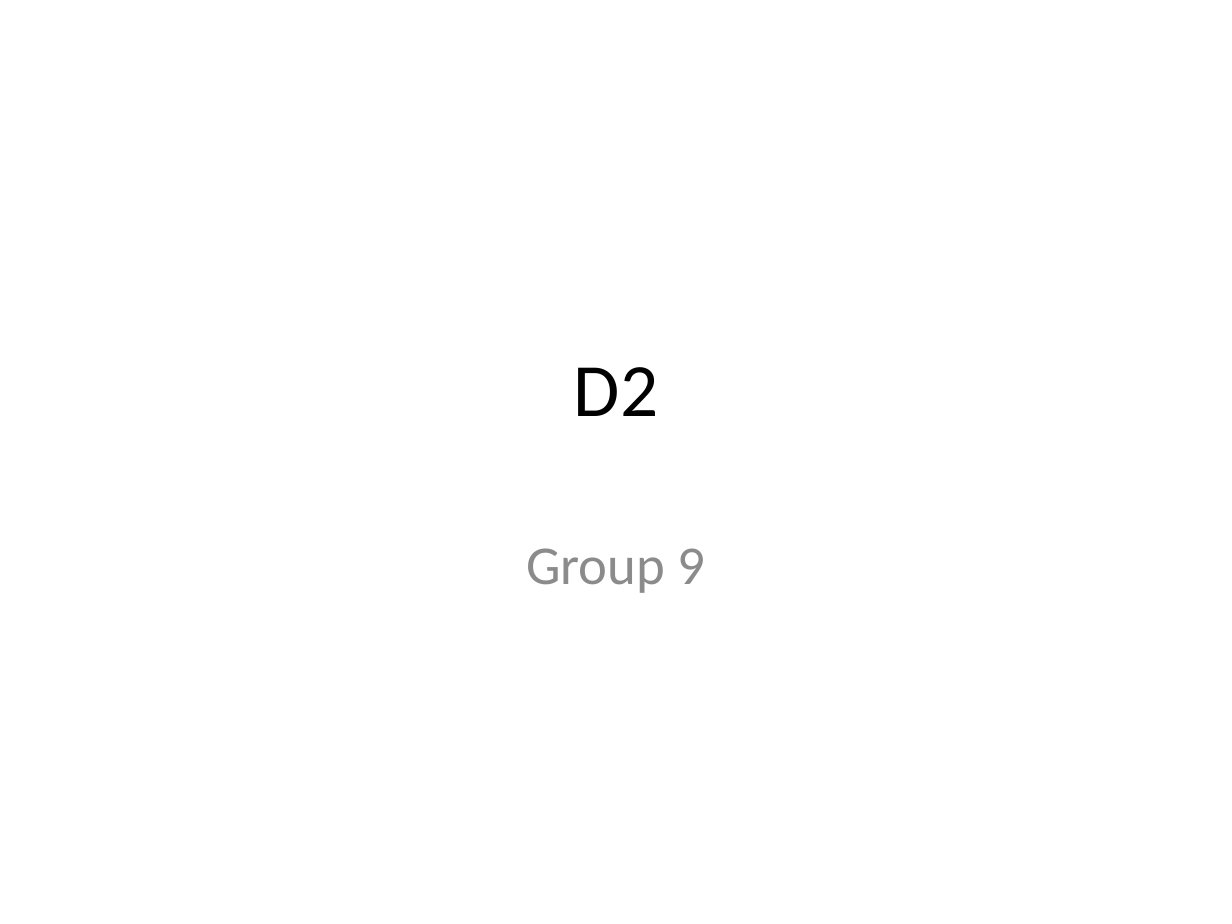
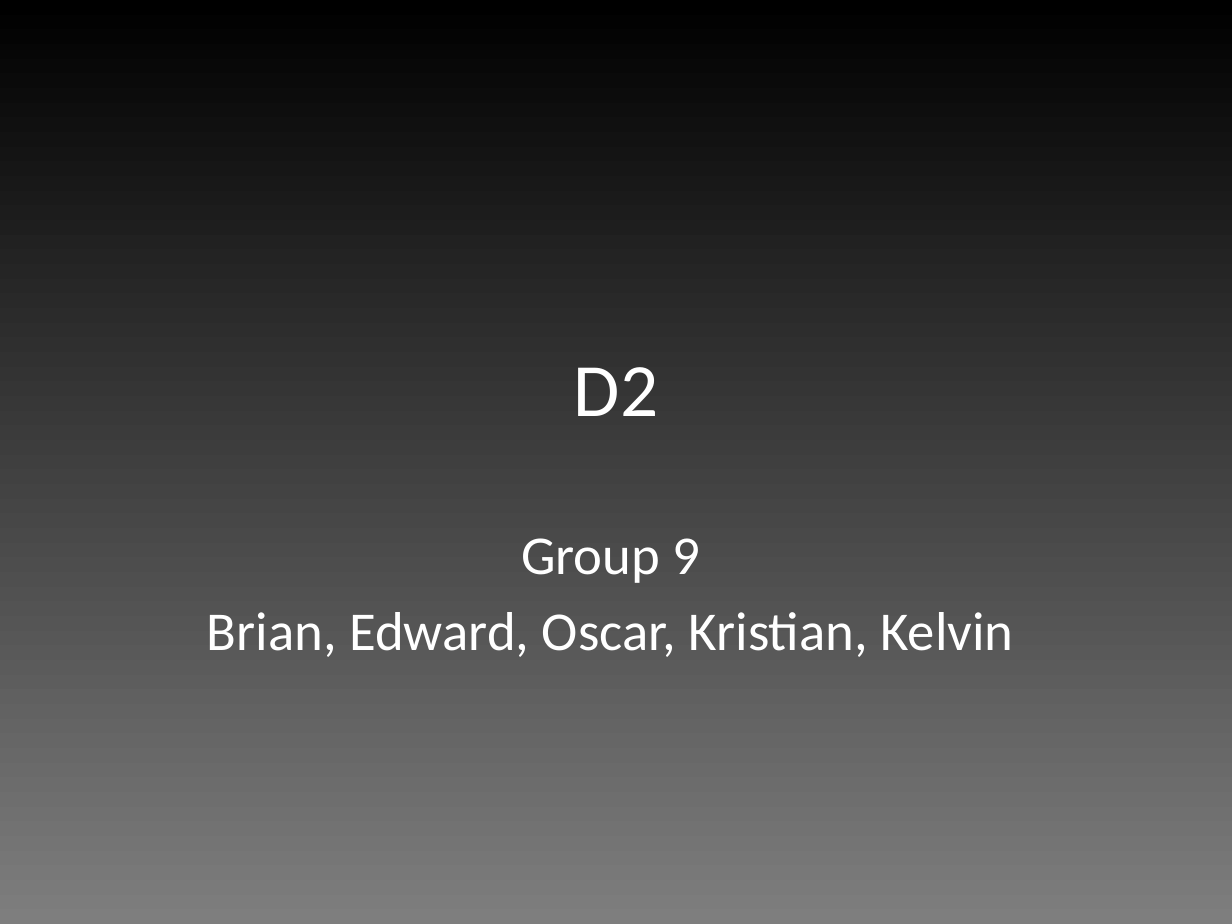
Before and after one commit to edderick/RunwayRedeclaration, a slide deck: slide 1 of doc/D2/Slides.pptx. Drawn at 1232x924 pixels with LibreOffice and Linux fonts; fonts in the diff are those of the drawing. Boxes give left, top, right and bottom in pixels: in the first picture for what was removed or moved away, otherwise in the second. Text is boxed around its words. In the diff, an @@ line names an element or a change of style, - is before the commit and + after.

```diff
--- a/doc/D2/Slides.pptx
+++ b/doc/D2/Slides.pptx
@@ background #FFFFFF to gradient #7F7F7F to #000000 @@
@@ title "D2" at [574,367,658,416]: text colour #000000 to #FFFFFF @@
@@ subtitle "Group 9": place and size @@
-subtitle "Group 9" at [526,548,706,593]
+subtitle "Group 9" at [207,538,1013,657]
@@ subtitle at [521,538,701,583]: text colour #8C8C8C to #FFFFFF in "Group 9" @@
@@ subtitle at [207,612,1013,657]: paragraph added @@
+Brian, Edward, Oscar, Kristian, Kelvin
```
Also in this commit, not shown: 8 other slides changed, 1 slide added.
